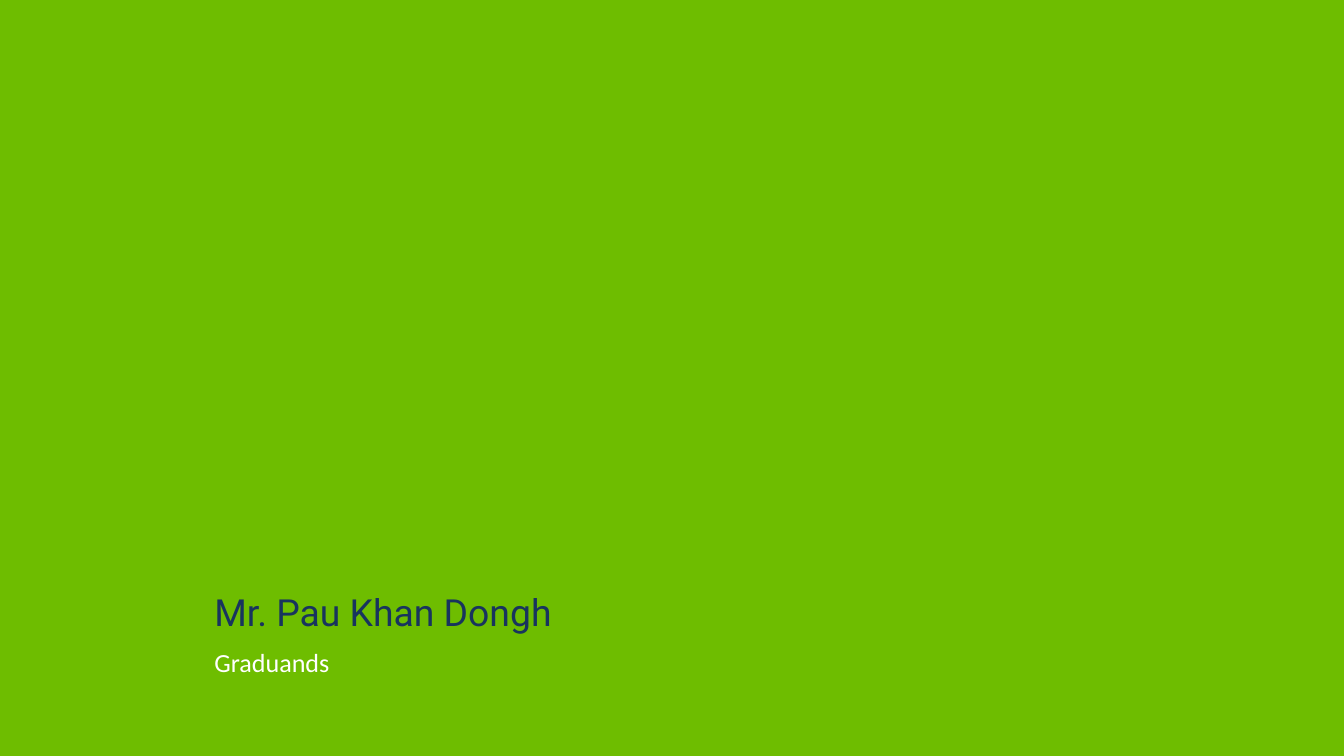
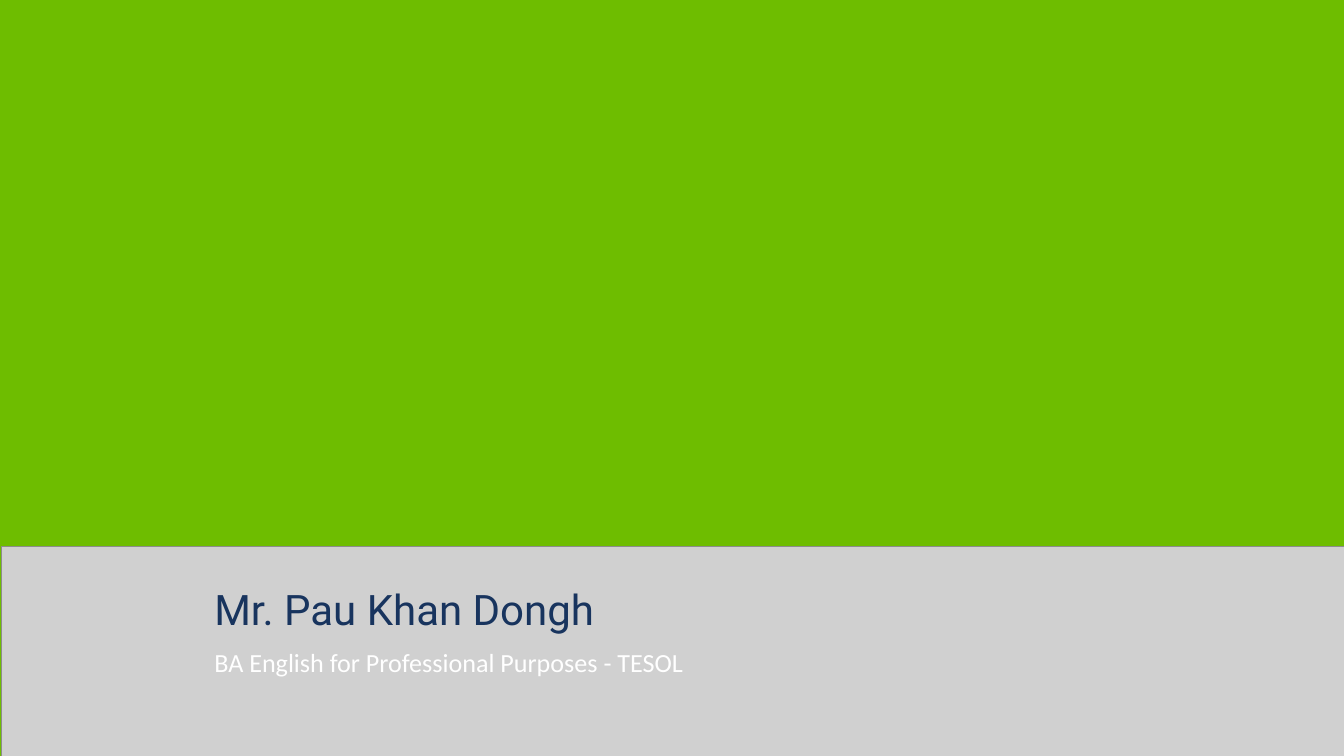
Before and after one commit to p-e-koko/excel_to_lowerthird, a slide deck: slide 17 of lowerthirds.pptx. Drawn at 1344x756 pixels with LibreOffice and Linux fonts; fonts in the diff are those of the drawing; grey boxes stand for pictures; background and template pictures are left out. Boxes give left, top, right and bottom in pixels: in the first picture for what was removed or moved away, otherwise in the second. Text is boxed around its words. In the diff, an @@ line names an element or a change of style, - is before the commit and + after.

```diff
--- a/lowerthirds.pptx
+++ b/lowerthirds.pptx
@@ picture added at (x1=1, y1=546, x2=1344, y2=756) @@
@@ text "Mr. Pau Khan Dongh" at (x1=214, y1=593, x2=594, y2=634): size 40 to 45 pt @@
@@ text at (x1=214, y1=654, x2=682, y2=676): text changed @@
-Graduands
+BA English for Professional Purposes - TESOL
```
Also in this commit, not shown: 202 other slides changed, 2 slides added, 2 slides removed, 3 other files.
